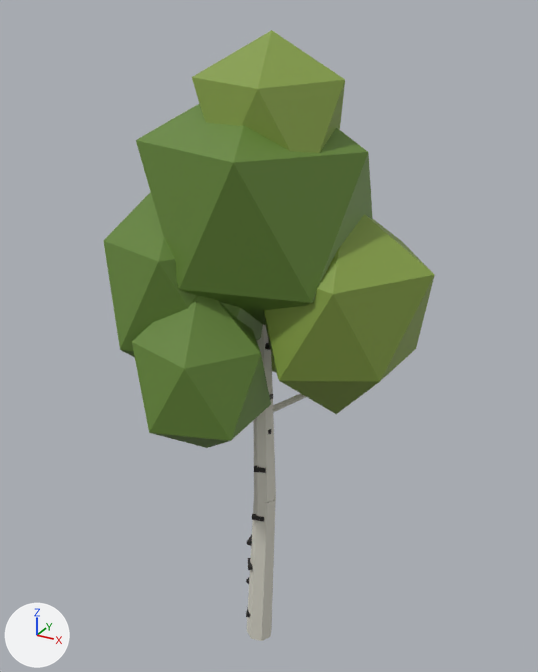
The glTF model data/models/props/берёза.glb: old version first, new version second.
Camera for both pictures: a 50 mm camera at (4.33, -7.56, 8.78) aimed at (-0.02, 0.34, 4.82). Lighting does not change. The marker at lower left points along +X, +Y and +Z. The older version comes first.

Names of what the first picture shows: 'берёза'.
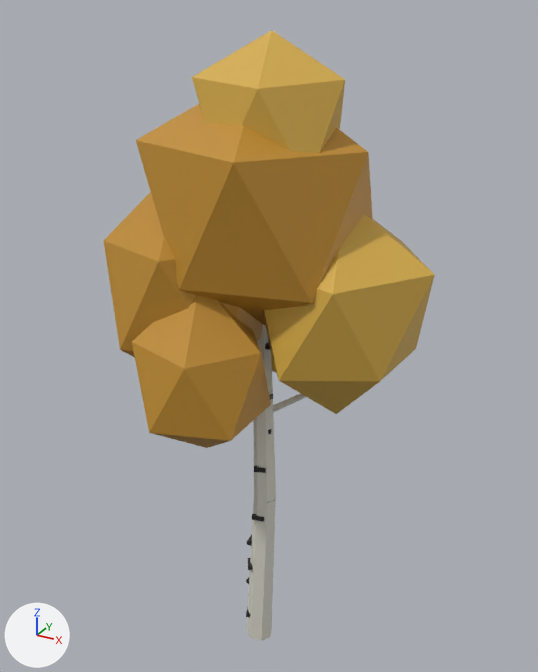
What changed in the scene script:
```text
Change mat_we_leaf:
    mat_we_leaf.base_color: (0.133, 0.243, 0.0397) -> (0.538, 0.274, 0.0301)  # green #668738 -> orange #c28f30
Change mat_we_leaf_light:
    mat_we_leaf_light.base_color: (0.233, 0.342, 0.0593) -> (0.674, 0.42, 0.0684)  # green #859e45 -> yellow #d6ad4a
```

Changed parts and their boxes (x1, y1, x2, y2) in the pictures (538 x 672 px):
'берёза', recoloured (green to orange): (104, 30, 435, 448) in both
